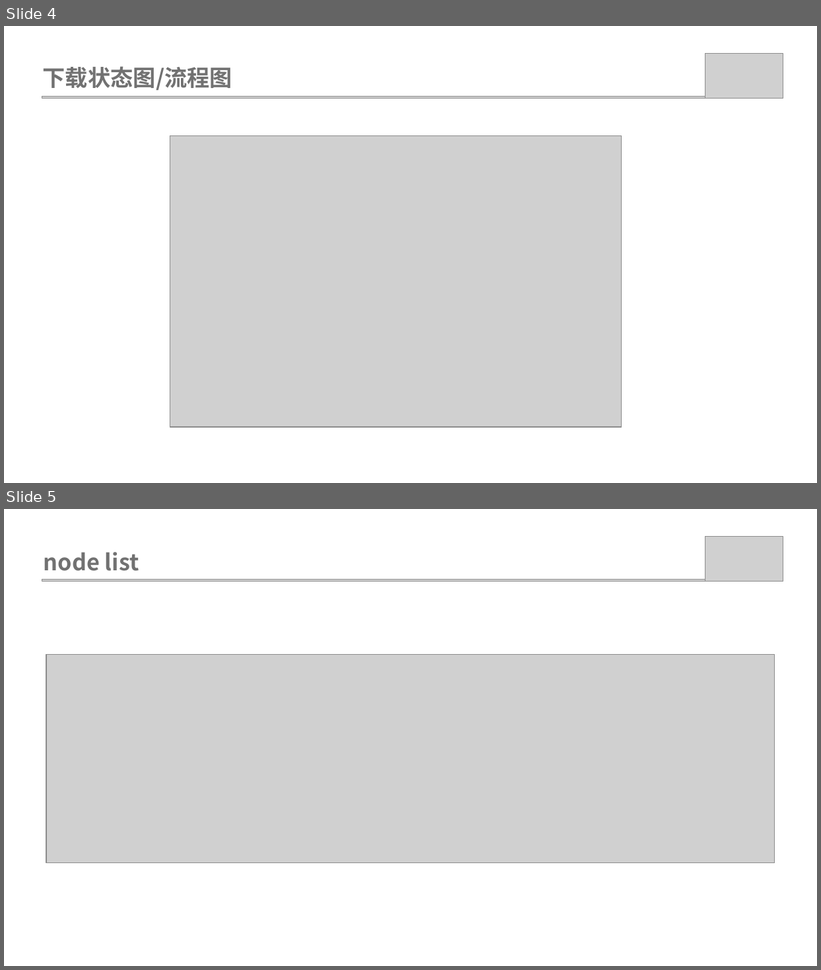
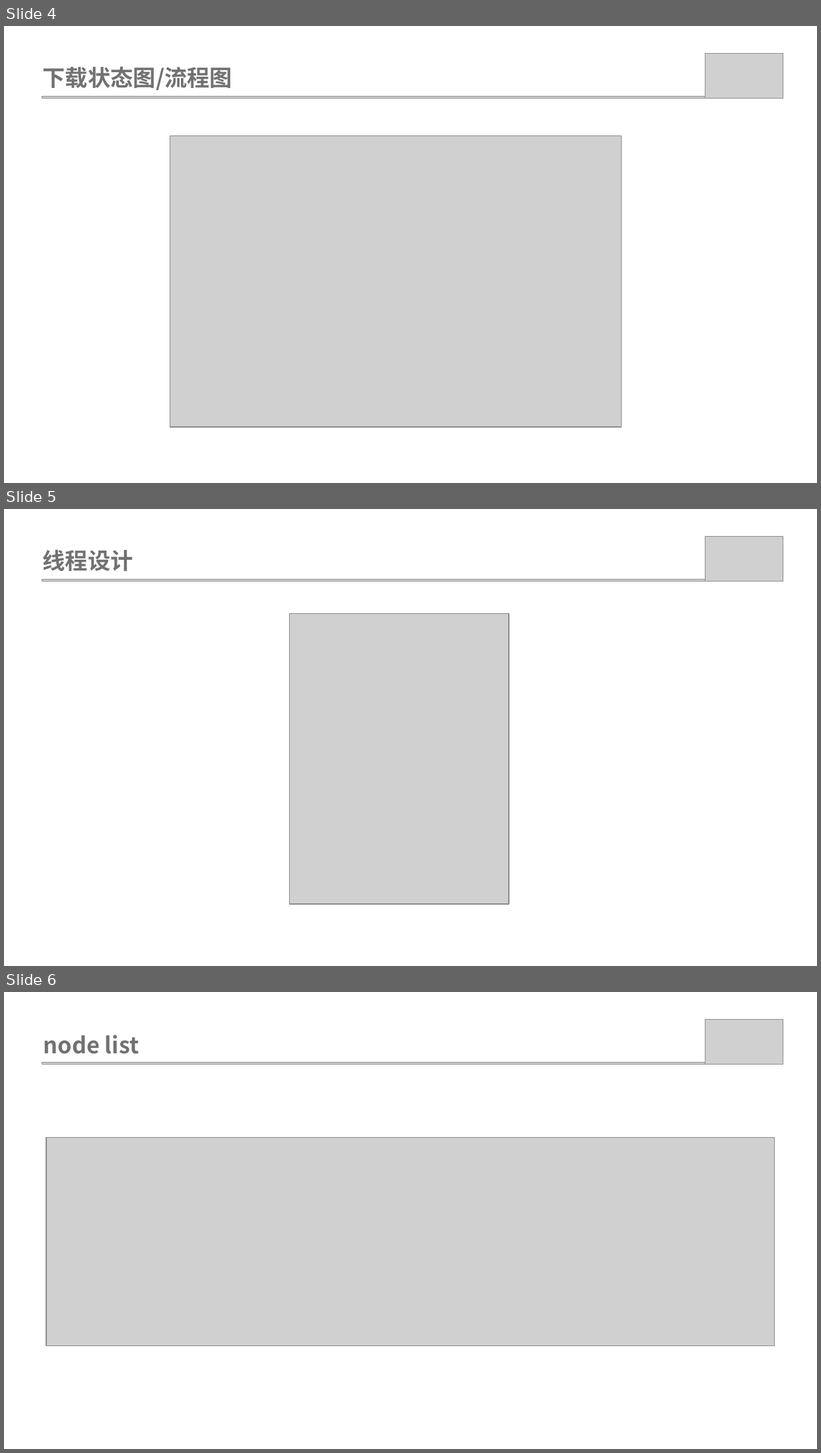
Before and after one commit to chenzhipeng-hqu/python, a slide deck: doc/软件设计评审V1.2.pptx. Shown one above the other, each under a label of ours: slides 4 and 5 before the commit, slides 4, 5 and 6 after it. The pictures are 821x970 and 821x1453 pixels, drawn with LibreOffice and Linux fonts; fonts in the diff are those of the drawing; grey boxes stand for pictures. Boxes give left, top, right and bottom in pixels: in the first picture for what was removed or moved away, otherwise in the second. Text is boxed around its words. In the diff, an @@ line names an element or a change of style, - is before the commit and + after.

```diff
--- a/doc/软件设计评审V1.2.pptx
+++ b/doc/软件设计评审V1.2.pptx
@@ slide 5 added at (x1=4, y1=509, x2=817, y2=966), background #FFFFFF @@
@@ picture added at (x1=705, y1=537, x2=783, y2=582) @@
@@ text added at (x1=43, y1=550, x2=133, y2=571), 20 pt, text #717171, bold @@
+线程设计
@@ picture added at (x1=42, y1=580, x2=779, y2=582) @@
@@ picture added at (x1=289, y1=614, x2=509, y2=905) @@
@@ what was slide 5 is now slide 6 @@
```
Also in this commit, not shown: 1 slide removed, 11 other files.
